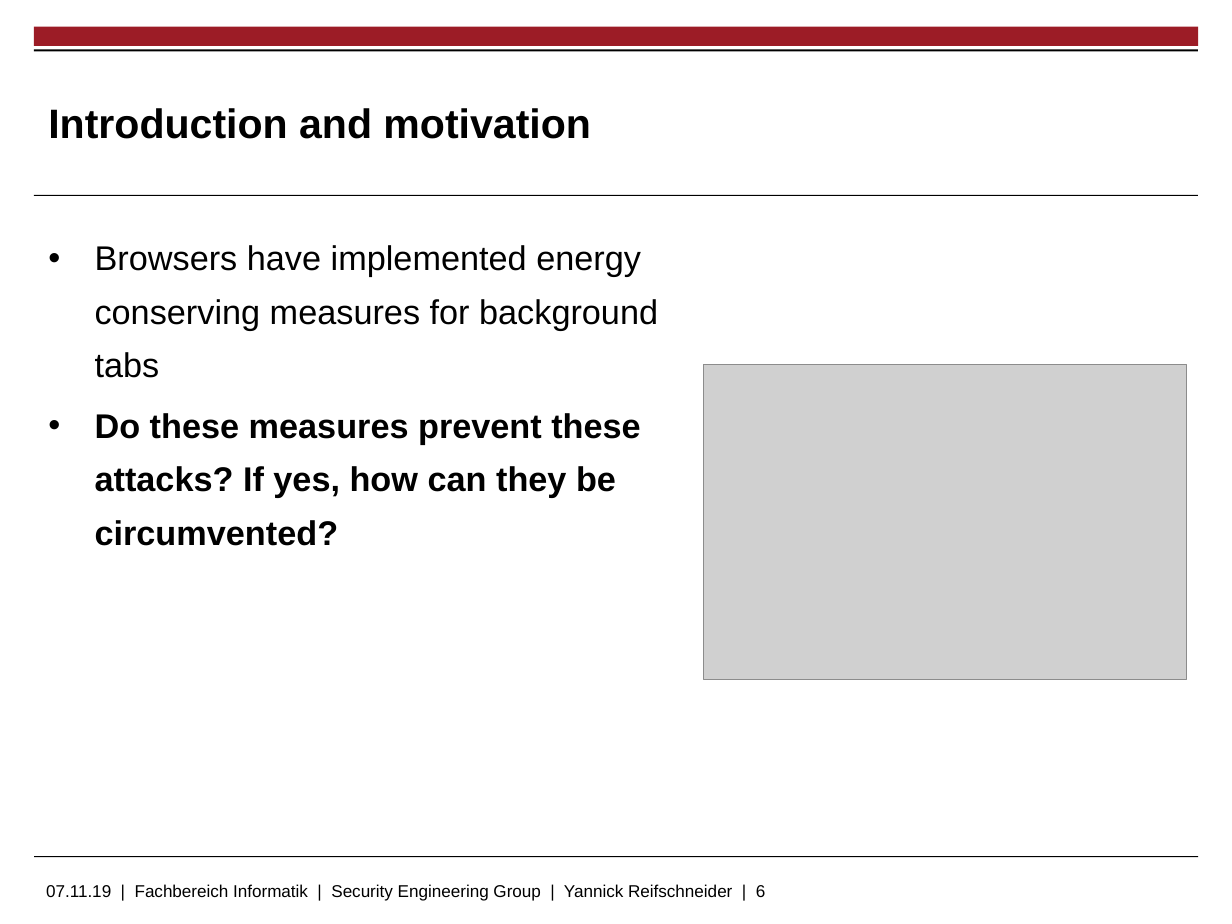
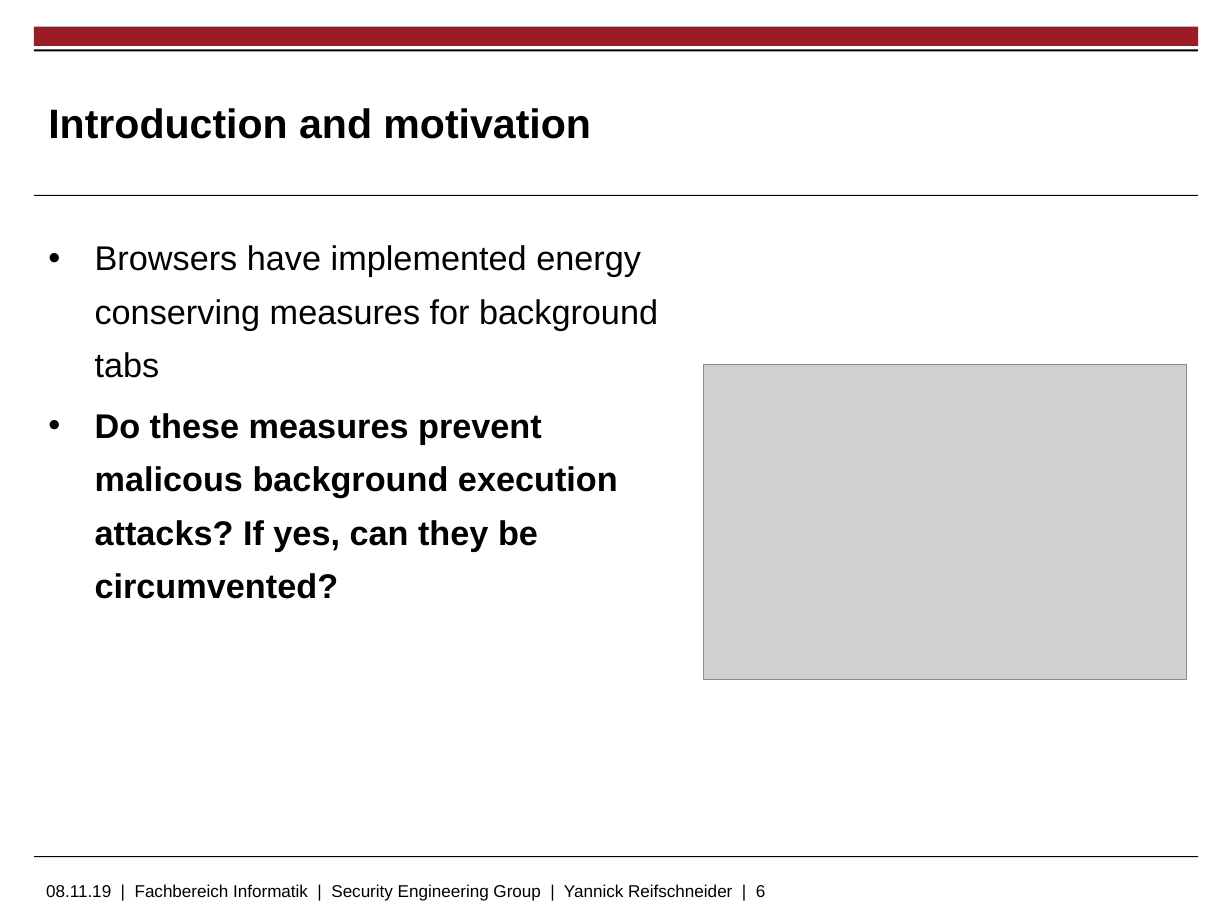
Before and after one commit to skidr0w/background-execution, a slide deck: slide 6 of thesis/slides.pptx. Drawn at 1232x924 pixels with LibreOffice and Linux fonts; fonts in the diff are those of the drawing; grey boxes stand for pictures; background and template pictures are left out. Boxes give left, top, right and bottom in pixels: in the first picture for what was removed or moved away, otherwise in the second. Text is boxed around its words. In the diff, an @@ line names an element or a change of style, - is before the commit and + after.

```diff
--- a/thesis/slides.pptx
+++ b/thesis/slides.pptx
@@ text at (x1=95, y1=413, x2=618, y2=599): text changed @@
-• Do these measures prevent these attacks? If yes, how can they be circumvented?
+• Do these measures prevent malicous background execution attacks? If yes, can they be circumvented?
@@ text at (x1=46, y1=884, x2=766, y2=901): text changed @@
-07.11.19 | Fachbereich Informatik | Security Engineering Group | Yannick Reifschneider | 6
+08.11.19 | Fachbereich Informatik | Security Engineering Group | Yannick Reifschneider | 6
```
Also in this commit, not shown: 17 other slides changed, 2 slides added, 3 slides removed.
